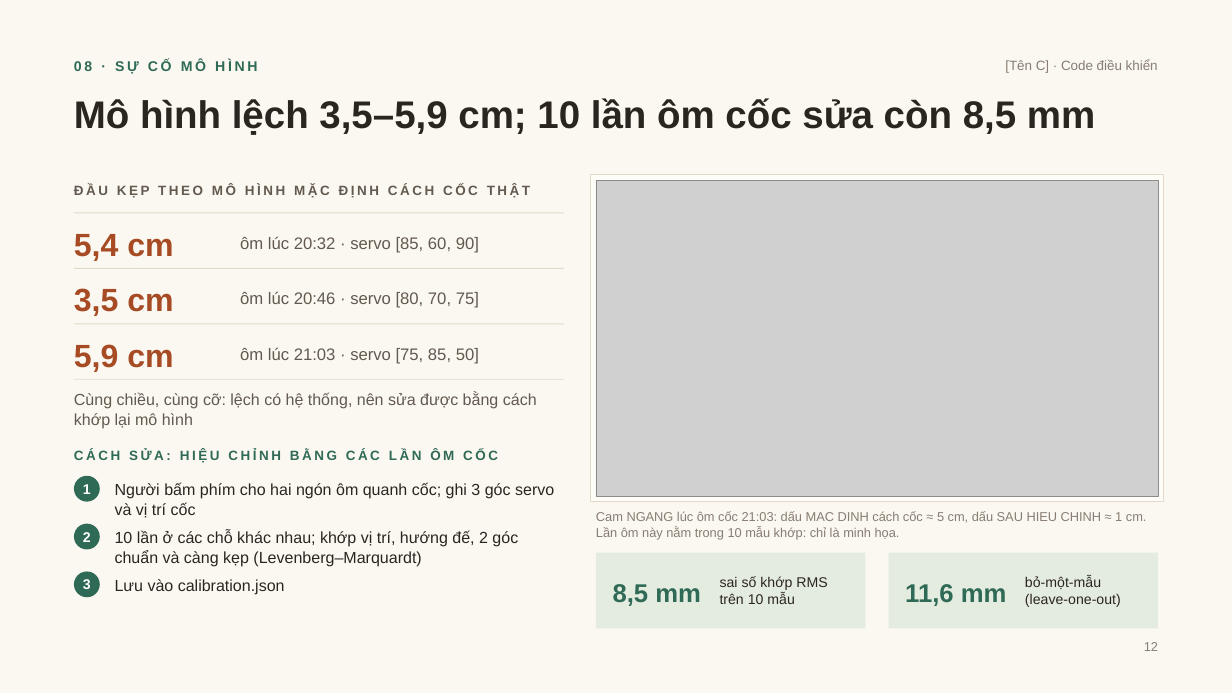
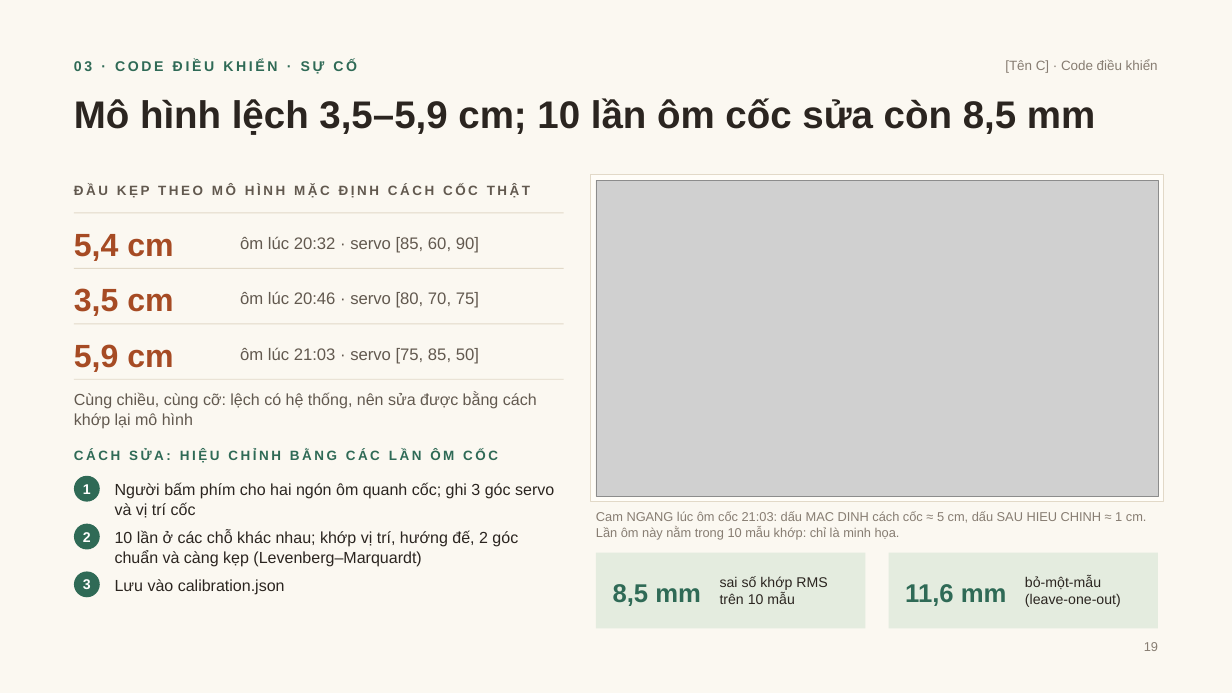
Before and after one commit to DuongNAD/Project_IoT, a slide deck: slide 19 of slides/Project_IoT_ThuyetTrinh.pptx (slide 12 before the commit). Drawn at 1232x693 pixels with LibreOffice and Linux fonts; fonts in the diff are those of the drawing; grey boxes stand for pictures. Boxes give left, top, right and bottom in pixels: in the first picture for what was removed or moved away, otherwise in the second. Text is boxed around its words. In the diff, an @@ line names an element or a change of style, - is before the commit and + after.

```diff
--- a/slides/Project_IoT_ThuyetTrinh.pptx
+++ b/slides/Project_IoT_ThuyetTrinh.pptx
@@ text at box(74, 59, 357, 74): text changed @@
-08 · SỰ CỐ MÔ HÌNH
+03 · CODE ĐIỀU KHIỂN · SỰ CỐ
@@ text at box(1144, 642, 1158, 651): text changed @@
-12
+19
```
Also in this commit, not shown: 13 other slides changed, 10 slides added, 1 slide removed, 30 other files.
